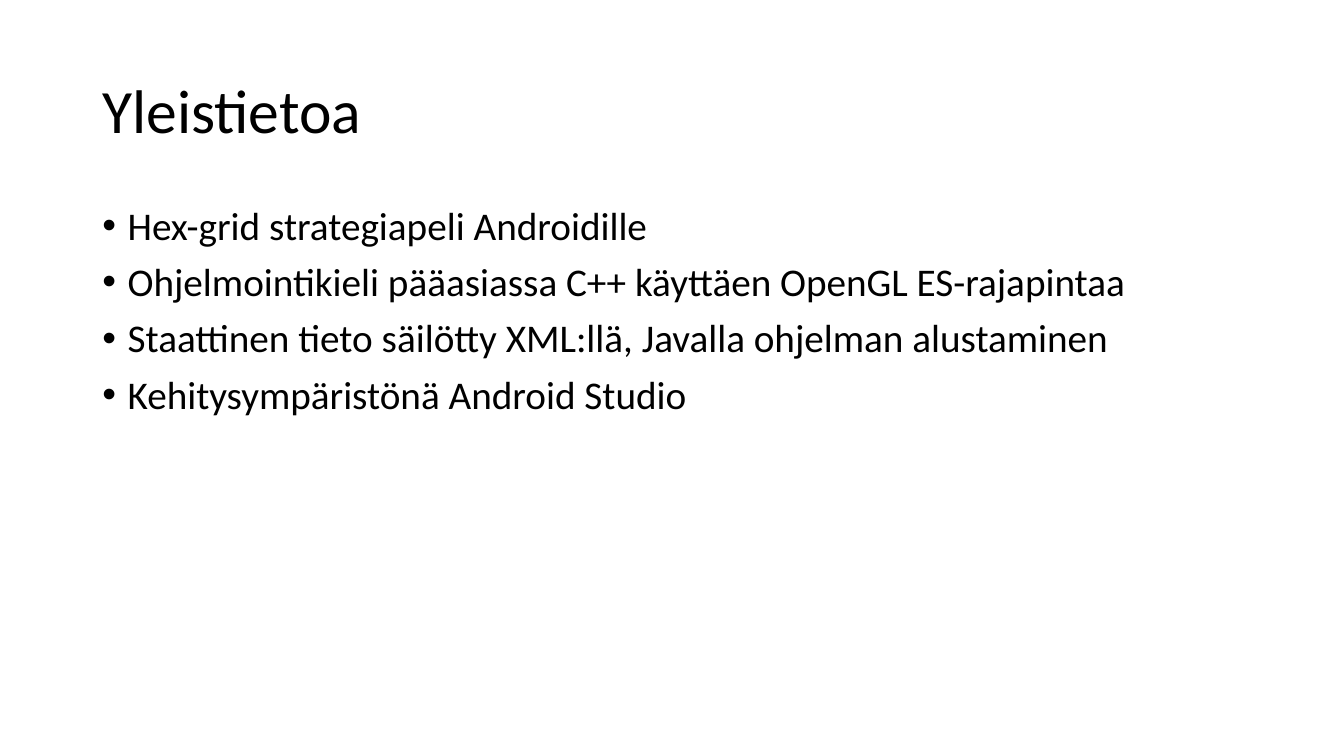
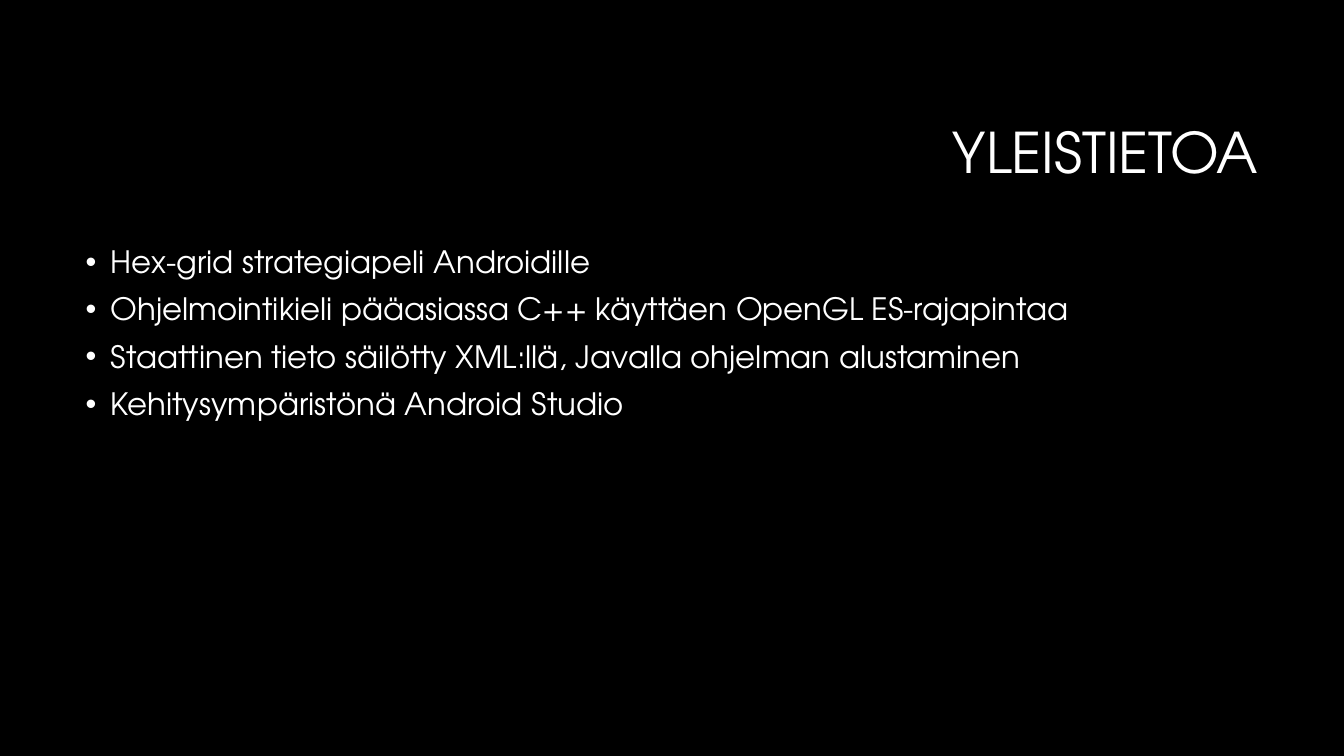
Before and after one commit to Jisti007/Mobile-Project-ideal-broccoli, a slide deck: slide 2 of documentation/presentation/Project Onslaught.pptx. Drawn at 1344x756 pixels with LibreOffice and Linux fonts; fonts in the diff are those of the drawing; background and template pictures are left out. Boxes give left, top, right and bottom in pixels: in the first picture for what was removed or moved away, otherwise in the second. Text is boxed around its words. In the diff, an @@ line names an element or a change of style, - is before the commit and + after.

```diff
--- a/documentation/presentation/Project Onslaught.pptx
+++ b/documentation/presentation/Project Onslaught.pptx
@@ background #FFFFFF to #000000 @@
@@ title at (953, 131, 1258, 174): text changed; size 44 to 40 pt; font Calibri to TeX Gyre Adventor; text colour #000000 to #FFFFFF @@
-Yleistietoa
+YLEISTIETOA
@@ text "Hex-grid strategiapeli Androidille": place and size @@
-text "Hex-grid strategiapeli Androidille" at (128, 212, 1125, 416)
+text "Hex-grid strategiapeli Androidille" at (111, 250, 1068, 421)
@@ text "Hex-grid strategiapeli Androidille" at (111, 250, 1068, 421): size 28 to 22 pt, font Calibri to TeX Gyre Adventor, text colour #000000 to #FFFFFF @@
```
Also in this commit, not shown: 7 other slides changed, 3 slides added, 2 slides removed, 6 other files.
